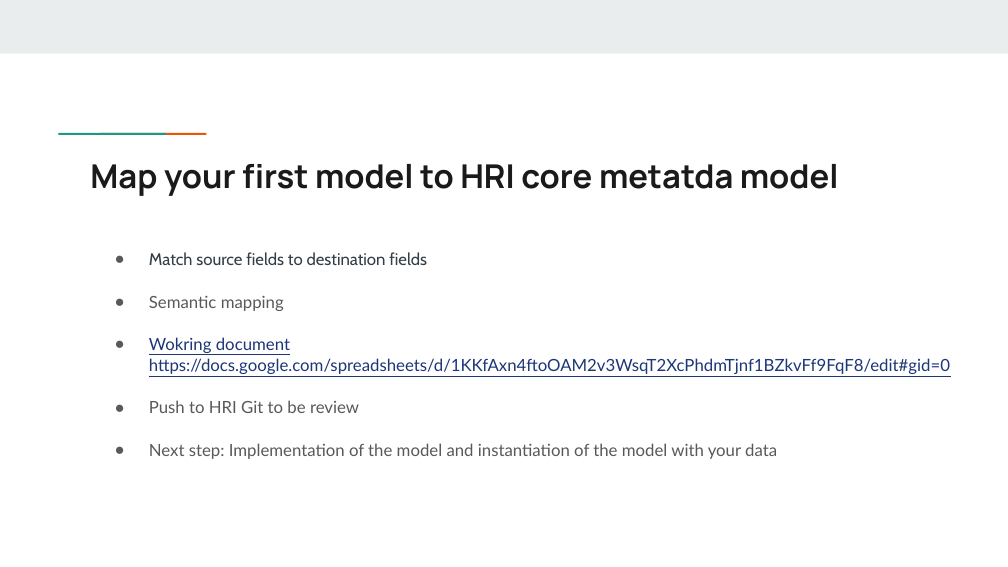
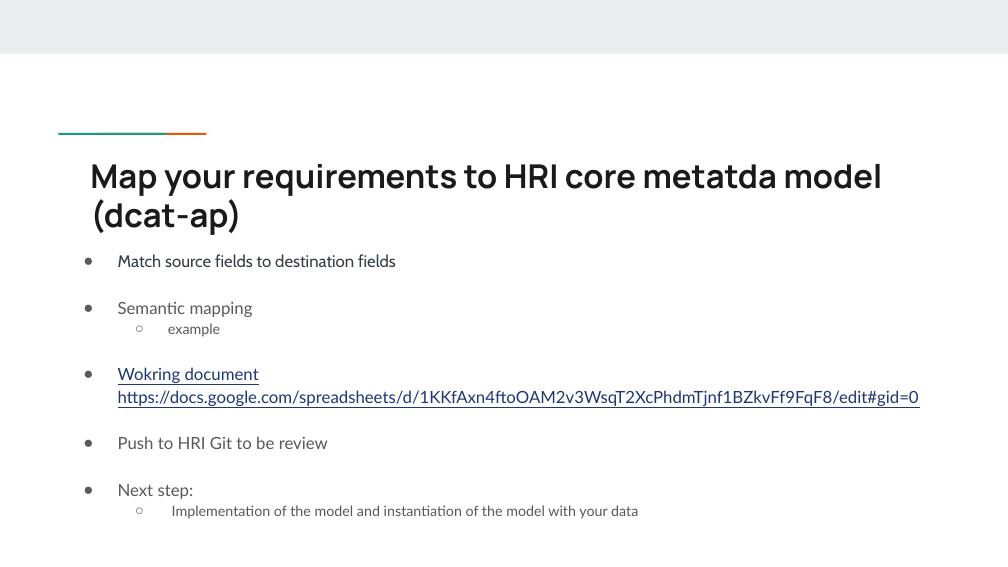
Before and after one commit to Health-RI/health-ri-metadata, a slide deck: slide 22 of Presentations/[DRAFT]HRI_Metadata_Schema_ImagingGroup_KickOff.pptx (slide 23 before the commit). Drawn at 1008x567 pixels with LibreOffice and Linux fonts; fonts in the diff are those of the drawing. Boxes give left, top, right and bottom in pixels: in the first picture for what was removed or moved away, otherwise in the second. Text is boxed around its words. In the diff, an @@ line names an element or a change of style, - is before the commit and + after.

```diff
--- a/Presentations/[DRAFT]HRI_Metadata_Schema_ImagingGroup_KickOff.pptx
+++ b/Presentations/[DRAFT]HRI_Metadata_Schema_ImagingGroup_KickOff.pptx
@@ title at [90, 164, 883, 235]: text changed @@
-Map your first model to HRI core metatda model
+Map your requirements to HRI core metatda model (dcat-ap)
@@ text "Match source fields to destination ...": place and size @@
-text "Match source fields to destination ..." at [149, 252, 950, 459]
+text "Match source fields to destination ..." at [118, 254, 919, 519]
@@ text at [118, 254, 919, 449]: line spacing 1.05 to 1.15 @@
@@ text at [168, 323, 220, 337]: paragraph added @@
+  ○ example
@@ text at [118, 484, 638, 519]: text changed; size 12 to 10.2 pt @@
-● Next step: Implementation of the model and instantiation of the model with your data
+● Next step:
+  ○ Implementation of the model and instantiation of the model with your data
```
Also in this commit, not shown: 8 other slides changed, 1 slide removed, 2 other files.
